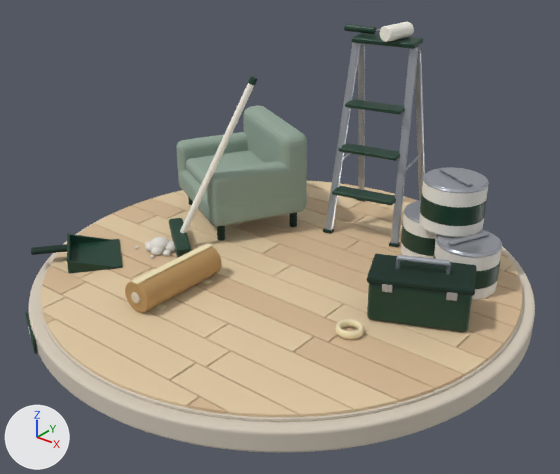
One commit to the glTF model assets/3d/paso-3.glb: the scene before it, then after it.
Both versions are drawn from a 50 mm lens placed at (2.84, -3.57, 2.6), pointed at (0.1, -0.14, 0.47). Arrows for +X, +Y and +Z are at lower left; the lights stay in place. The older version comes first. Where no turn or scale is listed for an object, it has been applied to the vertices.
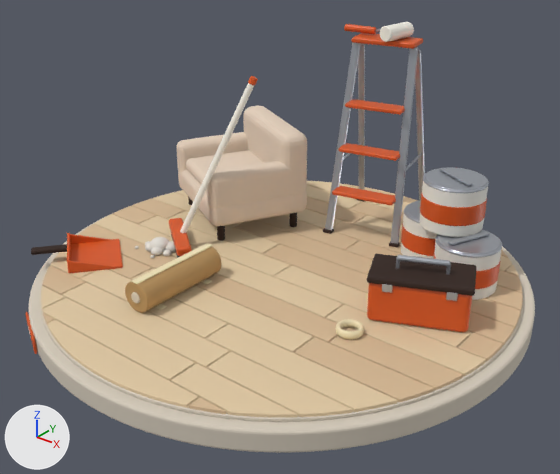
What differs and where, as boxes [x1, y1, x2, y2] in the pictures (560 x 474 px):
'Cuerpo de la caja', recoloured (dark green to orange): [367, 283, 472, 332] in both
'Respaldo', recoloured (grey to beige): [243, 106, 307, 196] in both
'Brazo.001', recoloured (grey to beige): [206, 161, 293, 209] in both
'Asiento', recoloured (grey to beige): [178, 169, 307, 226] in both
'Brazo', recoloured (grey to beige): [177, 132, 248, 172] in both
'Etiqueta del bote.002', recoloured (dark green to orange): [420, 192, 487, 226] in both
'Bandeja del recogedor', recoloured (dark green to orange): [71, 239, 123, 267] in both
'Cojín', recoloured (grey to beige): [186, 150, 264, 184] in both
'Peldaño', recoloured (dark green to orange): [332, 186, 396, 205] in both
'Plataforma de la escalera', recoloured (dark green to orange): [351, 33, 423, 49] in both
'Etiqueta del bote', recoloured (dark green to orange): [401, 224, 435, 256] in both
'Peldaño.001', recoloured (dark green to orange): [338, 143, 400, 161] in both
'Peldaño.002', recoloured (dark green to orange): [345, 99, 405, 115] in both
'Cepillo de la escoba', recoloured (dark green to orange): [169, 218, 192, 256] in both
'Etiqueta del bote.001', recoloured (lighter): [433, 251, 500, 289] in both
'Costado del recogedor.001', recoloured (dark green to orange): [68, 261, 122, 273] in both
'Mango del rodillo', recoloured (dark green to orange): [344, 24, 377, 34] in both
'Costado del recogedor', recoloured (dark green to orange): [70, 234, 112, 244] in both
'Placa', recoloured: [25, 312, 37, 354] in both
'Fondo del recogedor', recoloured: [67, 233, 71, 273] in both
'Remate del palo', recoloured: [248, 76, 258, 85] in both

Patch to the scene script:
```diff
--- a/assets/3d/paso-3.glb.py
+++ b/assets/3d/paso-3.glb.py
@@ mat_azul_bolaños @@
 mat_azul_bolaños = principled_material('Azul Bolaños')
-mat_azul_bolaños.base_color = (0.00439, 0.0437, 0.0232)  # dark green #0e3b2a
+mat_azul_bolaños.base_color = (0.694, 0.0931, 0.0103)  # orange #d9561a
 mat_azul_bolaños.roughness = 0.46
@@ mat_tapizado_salvia @@
 mat_tapizado_salvia = principled_material('Tapizado salvia')
-mat_tapizado_salvia.base_color = (0.292, 0.381, 0.314)  # grey #93a698
+mat_tapizado_salvia.base_color = (0.768, 0.624, 0.497)  # beige #e3cfbb
 mat_tapizado_salvia.roughness = 0.92
```
